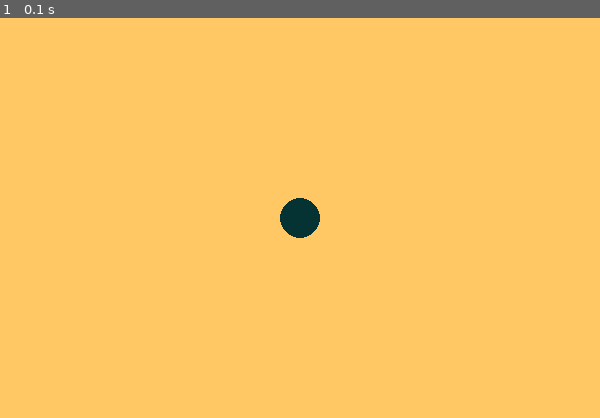
Above: before the commit, frame 1.
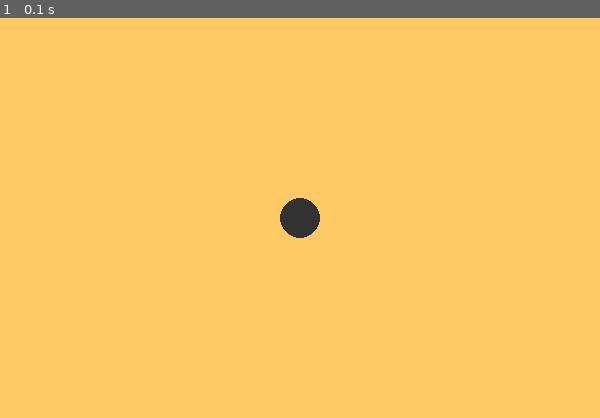
Above: after the commit, the same moment.

Repository: Fossa88/Python
Game: pygame game, started from pygame-Capstone/BasicMovement.py
The game is run twice, just before and just after one commit, with the same random seed, the same clock (stepped at 60 frames per second) and the same inputs.
Inputs:
- Up to frame 1 (0.1 s): no input

The runs differ from the first frame. In frame 1, 0.5% of the frame differs, in the area x 46-54%, y 45-55%.

Commit message:
Update BasicMovement.py

Diff:
--- a/pygame-Capstone/BasicMovement.py
+++ b/pygame-Capstone/BasicMovement.py
@@ -1,27 +1,43 @@
 import pygame
 
+
+running = True
 background_colour = (255,200,100)
 (width, height) = (600, 400)
 surface = pygame.display.set_mode((width, height))
 surface.fill(background_colour)
 pygame.display.set_caption('Pygame Collision')
 
-  #Functions
-def Refresh():
-  pygame.display.flip()
+clock = pygame.time.Clock()
+fps_limit = 60
 
+colour = (50, 50 ,50)
+Xpos = 300
+Ypos = 200
+circle = pygame.draw.circle(surface, colour, (Xpos,Ypos), 20)
 
-# key = pygame.key.get_pressed()
-# if key[pygame.t]:
-#  Refresh()
+while running:
+    clock.tick(fps_limit)
 
-colour = (5, 50, 50)
+    for event in pygame.event.get():
+        if event.type == pygame.QUIT:
+            running = False
+        if event.type == pygame.KEYDOWN:
+            if event.key == pygame.K_w:
+                Ypos == Ypos + 10
+        if event.type == pygame.KEYDOWN:
+            if event.key == pygame.K_s:
+                Ypos == Ypos - 10
+        if event.type == pygame.KEYDOWN:
+            if event.key == pygame.K_d:
+                Xpos == Xpos + 10
+        if event.type == pygame.KEYDOWN:
+            if event.key == pygame.K_a:
+                Xpos == Xpos - 10
 
-pygame.draw.circle(surface, colour, (300,200), 20, 0,)
+    surface.fill(background_colour)
+    pygame.draw.circle(surface, colour, (Xpos,Ypos), 20, 0,)
 
-pygame.display.flip()
-running = True
-while running:
-  for event in pygame.event.get():
-    if event.type == pygame.QUIT:
-      running = False
+    pygame.display.flip()
+
+pygame.quit()
